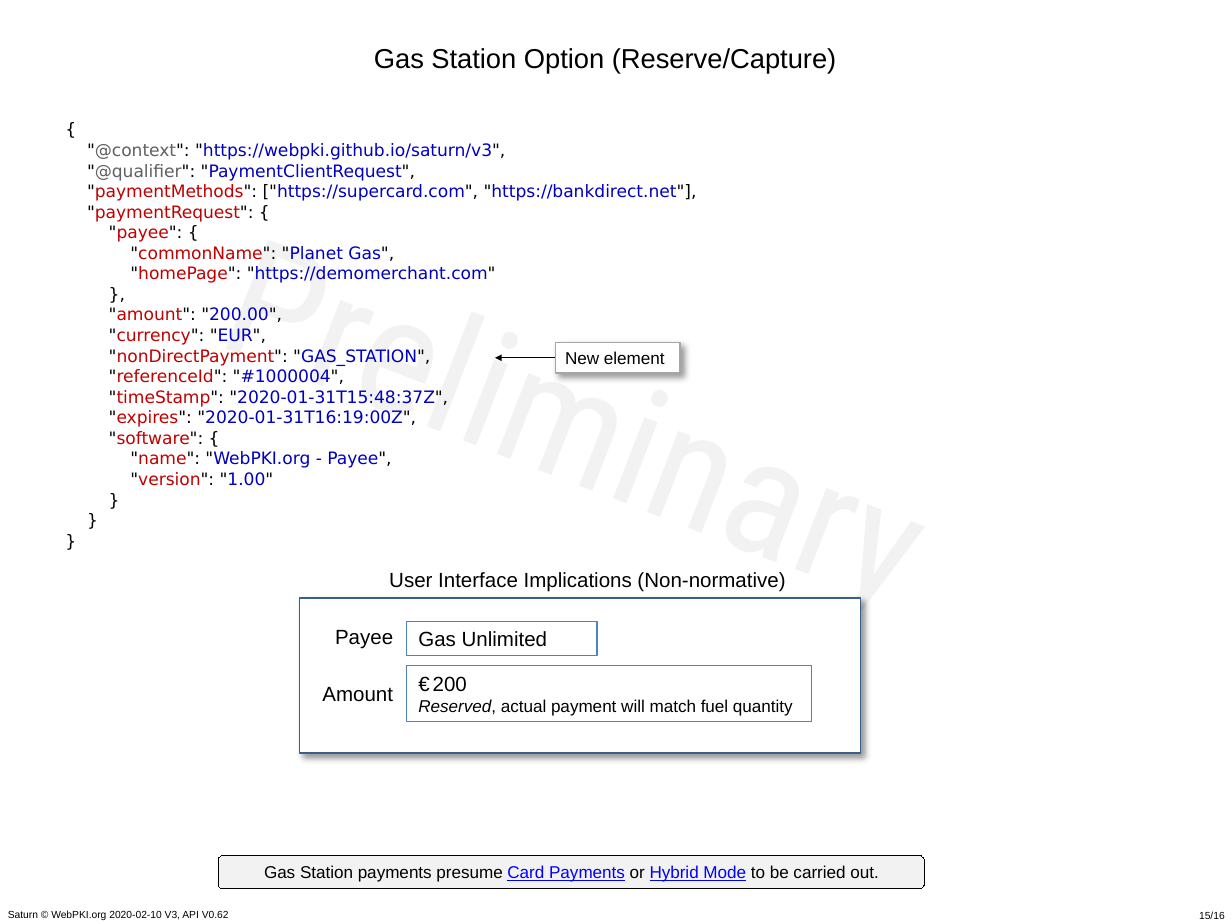
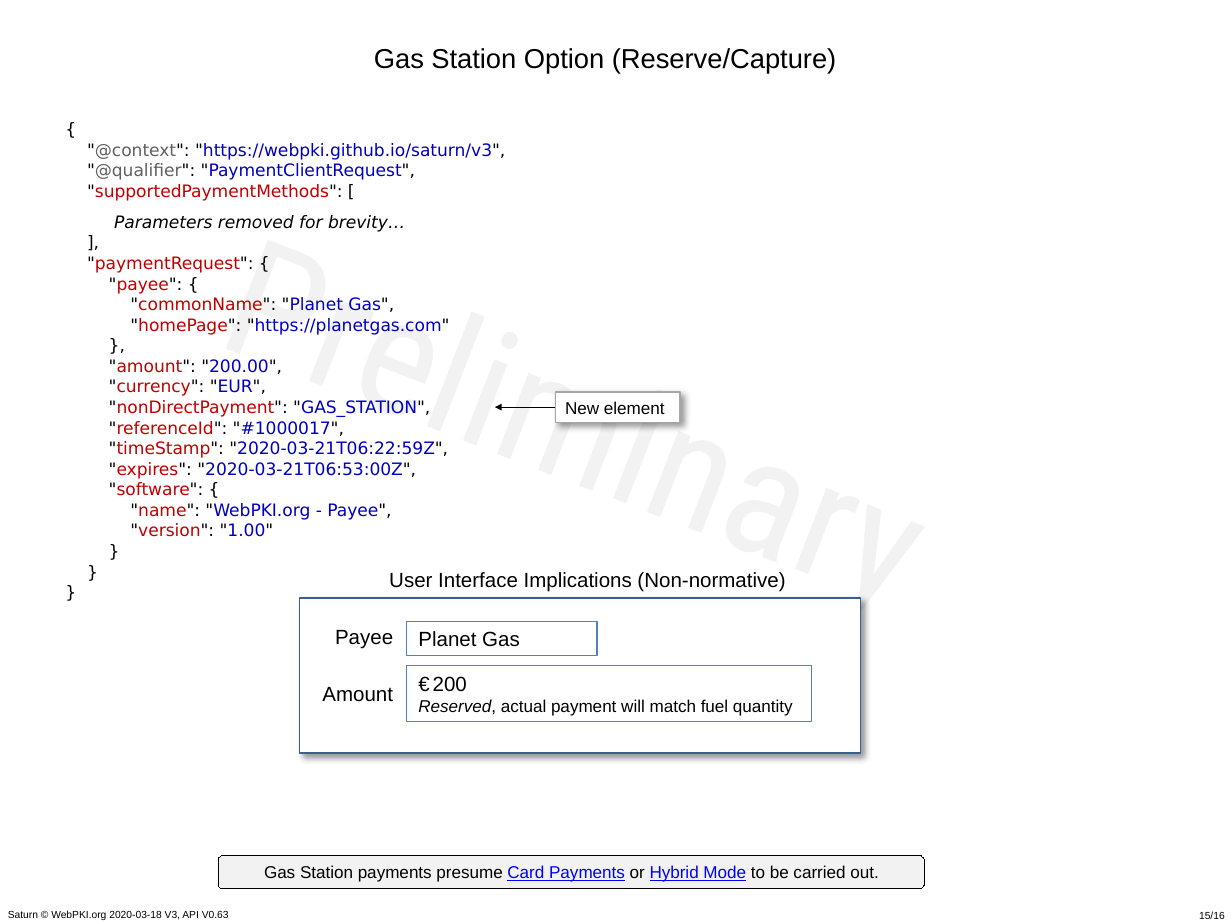
Before and after one commit to cyberphone/doc, a slide deck: slide 15 of saturn/saturn-v3-presentation.pptx. Drawn at 1232x924 pixels with LibreOffice and Linux fonts; fonts in the diff are those of the drawing; background and template pictures are left out. Boxes give left, top, right and bottom in pixels: in the first picture for what was removed or moved away, otherwise in the second. Text is boxed around its words. In the diff, an @@ line names an element or a change of style, - is before the commit and + after.

```diff
--- a/saturn/saturn-v3-presentation.pptx
+++ b/saturn/saturn-v3-presentation.pptx
@@ text at <box>87,143,505,537</box>: text changed @@
-{
-"@context": "https://webpki.github.io/saturn/v3",
-"@qualifier": "PaymentClientRequest",
-"paymentMethods": ["https://supercard.com", "https://bankdirect.net"],
-"paymentRequest": {
-"payee": {
-"commonName": "Planet Gas",
-"homePage": "https://demomerchant.com"
-},
-"amount": "200.00",
-"currency": "EUR",
-"nonDirectPayment": "GAS_STATION",
-"referenceId": "#1000004",
-"timeStamp": "2020-01-31T15:48:37Z",
-"expires": "2020-01-31T16:19:00Z",
-"software": {
-"name": "WebPKI.org - Payee",
-"version": "1.00"
-}
-}
-}
+{
+"@context": "https://webpki.github.io/saturn/v3",
+"@qualifier": "PaymentClientRequest",
+"supportedPaymentMethods": [
+Parameters removed for brevity…
+],
+"paymentRequest": {
+"payee": {
+"commonName": "Planet Gas",
+"homePage": "https://planetgas.com"
+},
+"amount": "200.00",
+"currency": "EUR",
+"nonDirectPayment": "GAS_STATION",
+"referenceId": "#1000017",
+"timeStamp": "2020-03-21T06:22:59Z",
+"expires": "2020-03-21T06:53:00Z",
+"software": {
+"name": "WebPKI.org - Payee",
+"version": "1.00"
+}
+}
+}
@@ arrow moved from (556, 357) - (495, 357) to (556, 407) - (495, 407) @@
@@ rectangle "New element": place and size @@
-rectangle "New element" at <box>556,342,680,373</box>
+rectangle "New element" at <box>556,392,680,423</box>
@@ text in rectangle at <box>418,631,520,647</box>: text changed @@
-Gas Unlimited
+Planet Gas
@@ text at <box>8,910,229,920</box>: text changed @@
-Saturn © WebPKI.org 2020-02-10 V3, API V0.62
+Saturn © WebPKI.org 2020-03-18 V3, API V0.63
```
Also in this commit, not shown: 15 other slides changed, 7 other files.
